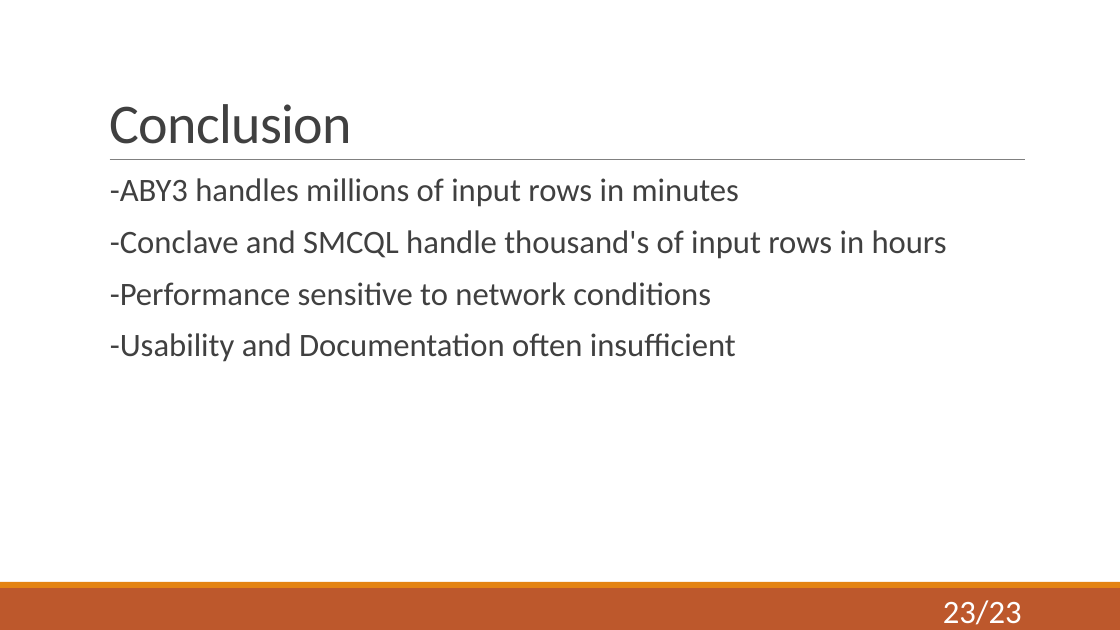
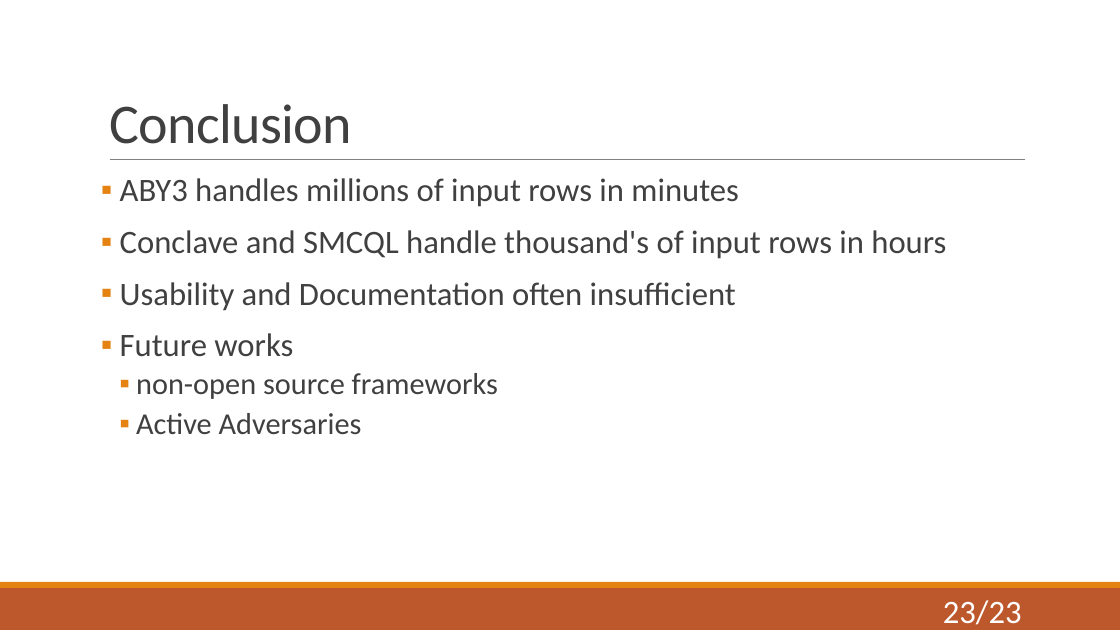
Before and after one commit to niklasUPB/thesis, a slide deck: slide 24 of thesis/Abschlussvortrag.pptx (slide 23 before the commit). Drawn at 1120x630 pixels with LibreOffice and Linux fonts; fonts in the diff are those of the drawing. Boxes give left, top, right and bottom in pixels: in the first picture for what was removed or moved away, otherwise in the second. Text is boxed around its words. In the diff, an @@ line names an element or a change of style, - is before the commit and + after.

```diff
--- a/thesis/Abschlussvortrag.pptx
+++ b/thesis/Abschlussvortrag.pptx
@@ text at bbox=[120, 178, 946, 434]: text changed @@
-  -ABY3 handles millions of input rows in minutes
-  -Conclave and SMCQL handle thousand's of input rows in hours
-  -Performance sensitive to network conditions
-  -Usability and Documentation often insufficient
+▪ ABY3 handles millions of input rows in minutes
+▪ Conclave and SMCQL handle thousand's of input rows in hours
+▪ Usability and Documentation often insufficient
+▪ Future works
+  ▪ non-open source frameworks
+  ▪ Active Adversaries
```
Also in this commit, not shown: 12 other slides changed, 1 slide removed.
